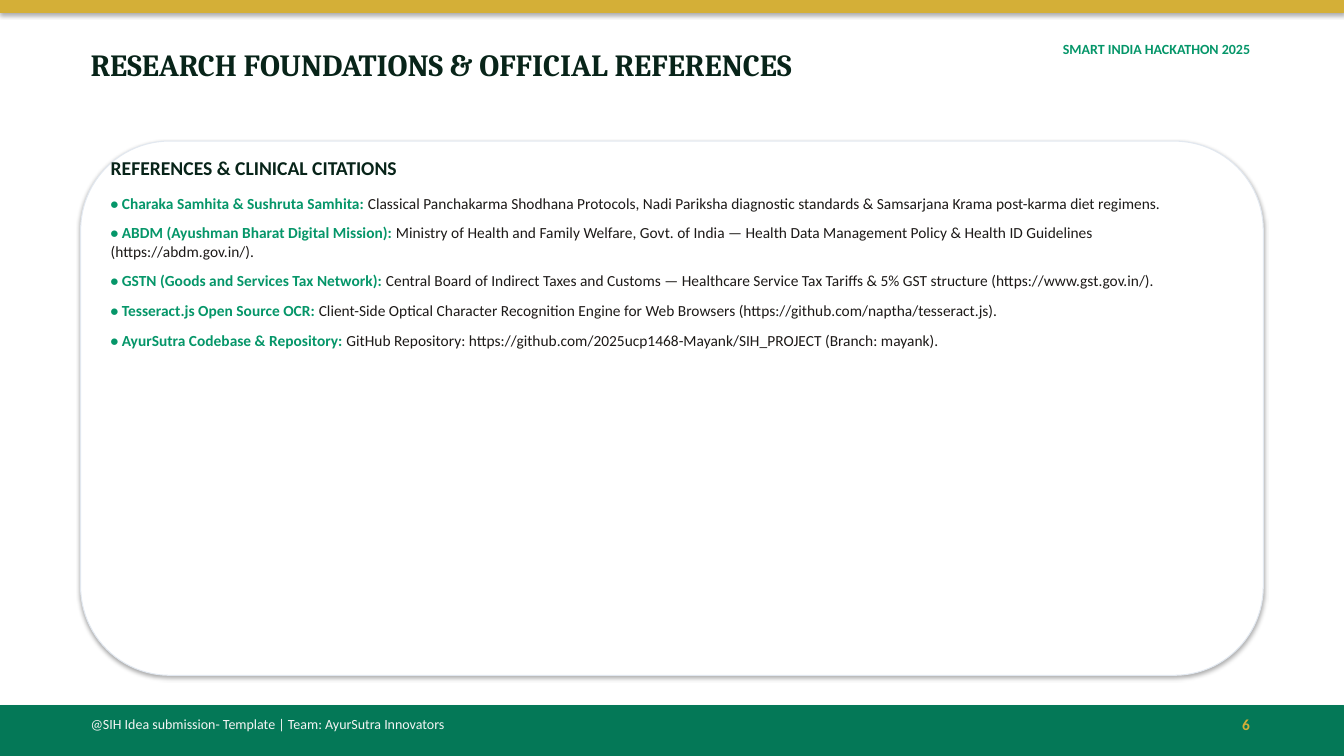
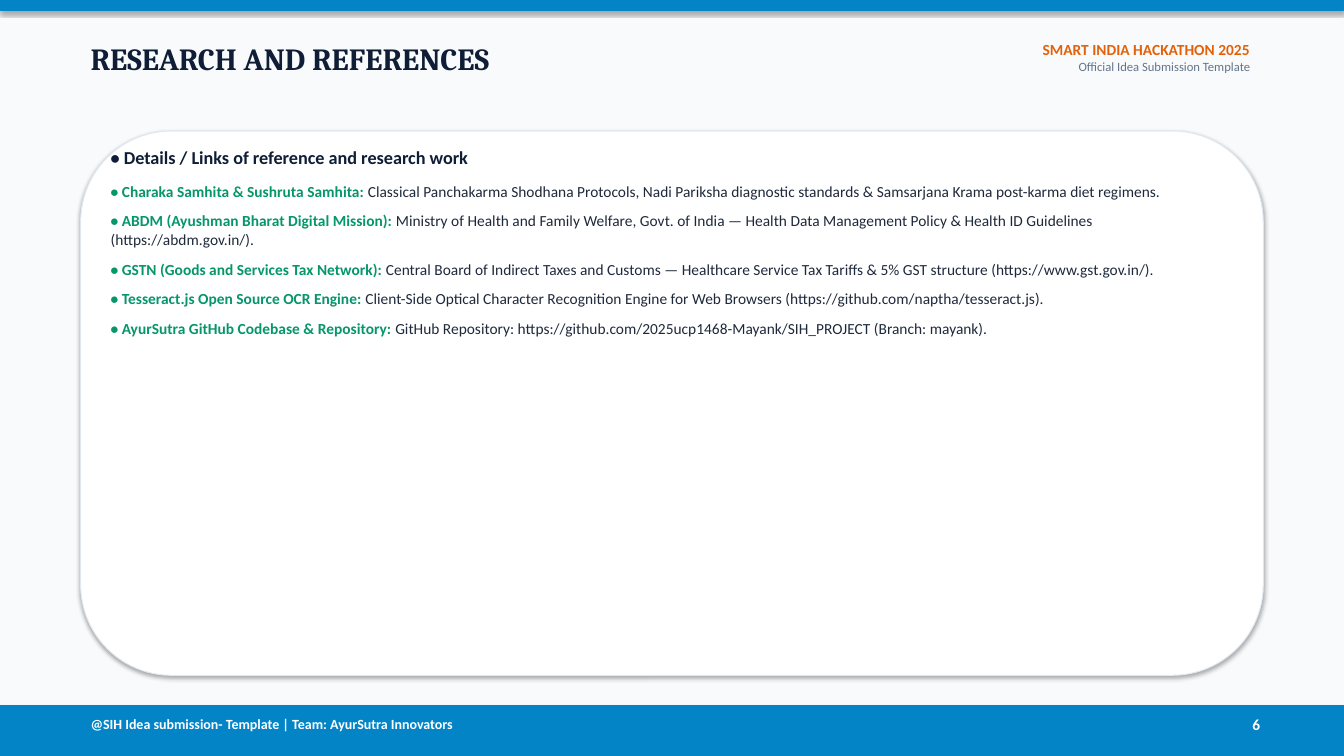
Before and after one commit to 2025ucp1468-Mayank/SIH_PROJECT, a slide deck: slide 6 of SIH_ppt.pptx. Drawn at 1344x756 pixels with LibreOffice and Linux fonts; fonts in the diff are those of the drawing. Boxes give left, top, right and bottom in pixels: in the first picture for what was removed or moved away, otherwise in the second. Text is boxed around its words. In the diff, an @@ line names an element or a change of style, - is before the commit and + after.

Commit message:
Format SIH_ppt.pptx and SIH_ppt.ppt with effortless clean light-theme styling and SIH official template structure

```diff
--- a/SIH_ppt.pptx
+++ b/SIH_ppt.pptx
@@ rectangle at (0,0,1344,10): fill #D4AF37 to #0284C7; outline #D4AF37 0.75 pt to #0284C7 0.75 pt @@
@@ rectangle added at (0,0,1344,756), fill #F8FAFC @@
@@ text at (91,49,489,71): text changed; text colour #082419 to #0F1E36 @@
-RESEARCH FOUNDATIONS & OFFICIAL REFERENCES
+RESEARCH AND REFERENCES
@@ text "SMART INDIA HACKATHON 2025": place and size @@
-text "SMART INDIA HACKATHON 2025" at (1063,45,1250,54)
+text "SMART INDIA HACKATHON 2025" at (1043,45,1250,73)
@@ text at (1043,45,1249,55): size 10 to 11 pt, text colour #059669 to #E36209 in "SMART INDIA HACKATHON 2025" @@
@@ text at (1079,62,1250,73): paragraph added @@
+Official Idea Submission Template
@@ rounded rectangle: place and size @@
-rounded rectangle at (81,141,1263,676)
+rounded rectangle at (81,131,1263,676)
@@ text "• Details / Links of ...": place and size @@
-text "• Details / Links of ..." at (111,162,1160,349)
+text "• Details / Links of ..." at (111,151,1160,337)
@@ text at (124,151,468,164): text changed; size 14 to 13 pt; text colour #082419 to #0F1E36 @@
-REFERENCES & CLINICAL CITATIONS
+• Details / Links of reference and research work
@@ text at (111,186,1160,278): text colour #1C1917 to #1E293B in "Classical Panchakarma Shodhana Protocols, Nadi Pariksha diag ...", "Ministry of Health and Family Welfare, Govt. ...", "Central Board of Indirect Taxes and Customs ..." @@
@@ text at (122,293,1043,337): text changed; text colour #1C1917 to #1E293B @@
-• Tesseract.js Open Source OCR: Client-Side Optical Character Recognition Engine for Web Browsers (https://github.com/naptha/tesseract.js).
-• AyurSutra Codebase & Repository: GitHub Repository: https://github.com/2025ucp1468-Mayank/SIH_PROJECT (Branch: mayank).
+• Tesseract.js Open Source OCR Engine: Client-Side Optical Character Recognition Engine for Web Browsers (https://github.com/naptha/tesseract.js).
+• AyurSutra GitHub Codebase & Repository: GitHub Repository: https://github.com/2025ucp1468-Mayank/SIH_PROJECT (Branch: mayank).
@@ rectangle at (0,706,1344,756): fill #047857 to #0284C7; outline #047857 0.75 pt to #0284C7 0.75 pt @@
@@ text "@SIH Idea submission- Template | ..." at (91,719,453,732): text colour #F5F5F4 to #FFFFFF, bold on @@
@@ text "6": place and size @@
-text "6" at (1242,719,1250,730)
+text "6" at (1252,719,1260,730)
@@ text "6" at (1252,719,1260,730): text colour #D4AF37 to #FFFFFF @@
```
Also in this commit, not shown: 4 other slides changed, 1 slide added, 1 slide removed.
